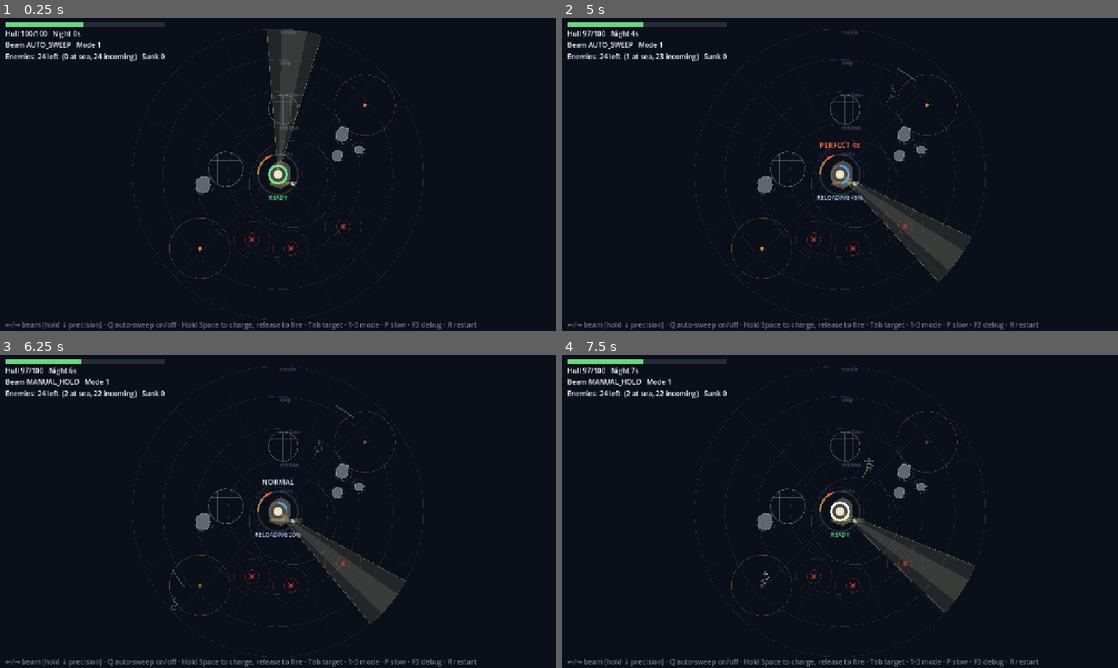
Above: before the commit, frames 1-4 (two rows, left to right).
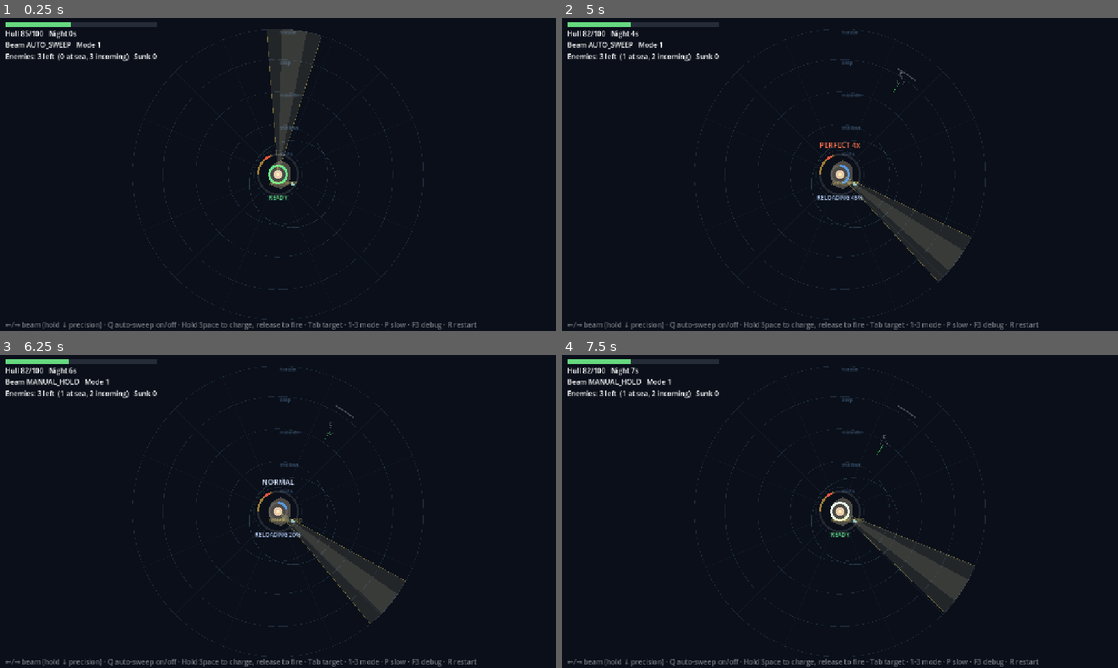
Above: after the commit, the same moments.

Repository: favet/Bishop-Rock
Game: Godot game, scene res://scenes/main/Main.tscn
Same seed, same stepped clock (60 frames per second), same inputs: the game is played once before the commit and once after it.
Inputs:
- Up to frame 1 (0.25 s): no input
- Up to frame 2 (5 s): hold Space (fire) 0.53-1.28 s; tap Down (beam_precision) at 1.35 s; tap Space (fire) at 1.55, 3.05, 4.35 s; hold Space (fire) 2.03-2.78 s; tap Left (beam_rotate_ccw) at 2.1 s; tap Right (beam_rotate_cw) at 2.85 s; hold Space (fire) 3.53-4.28 s; tap Tab (cycle_target) at 3.6 s
- Up to frame 3 (6.25 s): hold Space (fire) 5.03-5.78 s; tap Q (toggle_auto_sweep) at 5.1 s; tap Enter at 5.75 s; tap Space (fire) at 5.85 s
- Up to frame 4 (7.5 s): hold Down (beam_precision) 6.53-7.28 s; tap Space (fire) at 6.8 s; tap Left (beam_rotate_ccw) at 7.35 s

The runs differ from the first frame. In frame 1, 1.3% of the frame differs, in the area x 3-72%, y 1-84%; in frame 2, 1.2%; in frame 3, 1.2%; in frame 4, 1.2%.

Commit message:
Wire campaign raid rules

Diff:
--- a/scripts/boats/boat.gd
+++ b/scripts/boats/boat.gd
@@ -31,6 +31,8 @@
 var health: float
 var heading: float = 0.0
 var vis_state: VisState = VisState.CONTACT
+var perfect_reward_claimed: bool = false
+var killed_by_perfect: bool = false
 
 # Exposed for DebugOverlay steering vectors.
 var debug_desired := Vector2.ZERO
@@ -80,15 +82,17 @@
 func _process(_delta: float) -> void:
 	queue_redraw()
 
-func take_damage(amount: float) -> void:
+func take_damage(amount: float, quality: int = -1) -> bool:
 	health -= amount
 	if health <= 0.0:
+		killed_by_perfect = quality == MainGun.ShotQuality.PERFECT
 		died.emit(self)
 		queue_free()
-		return
+		return true
 	var relative := clampf(amount / max_health, 0.0, 1.0)
 	var target := clampf(1.0 - relative * hit_slow_strength, hit_slow_floor, 1.0)
 	_hit_slow_factor = minf(_hit_slow_factor, target)
+	return false
 
 ## Radial repulsion from rocks within lookahead range.
 func _rock_avoidance() -> Vector2:
--- a/scripts/core/boat_spawner.gd
+++ b/scripts/core/boat_spawner.gd
@@ -26,6 +26,8 @@
 @export var ramp_duration: float = 120.0
 @export var first_spawn_delay: float = 1.5
 @export var wave_size: int = 24  ## total boats for the night; spawning stops once reached
+@export var max_simultaneous: int = 99
+@export var speed_scale: float = 1.0
 
 var active: bool = true
 var spawned_count: int = 0
@@ -39,6 +41,8 @@
 
 func _physics_process(delta: float) -> void:
 	if not active or wave_complete():
+		return
+	if get_tree().get_nodes_in_group("boats").size() >= max_simultaneous:
 		return
 	if _gun == null:
 		_gun = get_tree().get_first_node_in_group("main_gun") as MainGun
@@ -73,7 +77,7 @@
 	var angle := randf() * TAU
 	boat.position = OceanGrid.polar(angle, OceanGrid.ring_radius(OceanGrid.Ring.HORIZON))
 	# Slight speed variation so waves don't arrive as a single line.
-	boat.speed *= randf_range(0.85, 1.15)
+	boat.speed *= randf_range(0.85, 1.15) * speed_scale
 	get_node(boats_container).add_child(boat)
 	spawned_count += 1
 	boat_spawned.emit(boat)
--- a/scripts/core/night_board.gd
+++ b/scripts/core/night_board.gd
@@ -7,23 +7,49 @@
 ## machine (morning/day/dusk/night/dawn) — see Docs/DAY_LOOP_SPEC.md.
 
 signal board_over
+signal night_won(stats: Dictionary)
 
 var kills: int = 0
 var rammed: int = 0  ## boats that reached the lighthouse (not sunk by damage)
 var elapsed: float = 0.0
 var game_over: bool = false
+var campaign_mode: bool = true
+var gold_earned: int = 0
+var perfect_bonus_earned: int = 0
+var hull_damage_taken: int = 0
+var defenses_consumed: Dictionary = {"mines": 0, "barricades": 0}
 
 @onready var lighthouse: Lighthouse = $Lighthouse
 @onready var spawner: BoatSpawner = $BoatSpawner
+@onready var _hazards: Node2D = $Hazards
+@onready var _gun: MainGun = $Lighthouse/MainGun
+@onready var _beam: LighthouseBeam = $Lighthouse/Beam
+@onready var _turret: ShoreTurret = $Lighthouse/Turret
+
+var _dawn_emitted: bool = false
+var _floating_texts: Array[Dictionary] = []
 
 func _ready() -> void:
 	add_to_group("night_board")
+	if campaign_mode:
+		_apply_campaign_profile()
 	spawner.boat_spawned.connect(_on_boat_spawned)
 	lighthouse.destroyed.connect(_on_lighthouse_destroyed)
+	_gun.shot_hit.connect(_on_shot_hit)
 
 func _physics_process(delta: float) -> void:
 	if not game_over:
 		elapsed += delta
+		_auto_use_mines()
+		_check_for_dawn()
+
+func _process(delta: float) -> void:
+	for text in _floating_texts:
+		text["age"] = float(text["age"]) + delta
+		text["position"] = text["position"] + Vector2(0, -22) * delta
+	_floating_texts = _floating_texts.filter(func(t: Dictionary) -> bool: return float(t["age"]) < 1.0)
+	if not _floating_texts.is_empty():
+		queue_redraw()
 
 ## Boats no longer in play, one way or another — sunk or rammed home. With
 ## spawner.remaining_to_spawn(), (wave_size - resolved_count()) always equals
@@ -33,12 +59,136 @@
 	return kills + rammed
 
 func _on_boat_spawned(boat: Boat) -> void:
-	boat.died.connect(func(_boat: Boat) -> void: kills += 1)
+	boat.died.connect(_on_boat_died)
 	boat.reached_lighthouse.connect(func(rammer: Boat) -> void:
 		rammed += 1
-		lighthouse.take_damage(rammer.ram_damage))
+		var damage := _crash_damage(rammer)
+		if campaign_mode and CampaignState.barricades > 0:
+			CampaignState.barricades -= 1
+			defenses_consumed["barricades"] = int(defenses_consumed["barricades"]) + 1
+			damage = ceili(float(damage) * 0.25)
+			_float_text(rammer.global_position, "BARRICADE", Color(0.65, 0.9, 1.0))
+		hull_damage_taken += damage
+		lighthouse.take_damage(damage)
+		if campaign_mode:
+			CampaignState.hull = int(lighthouse.health)
+	)
+
+func _on_boat_died(boat: Boat) -> void:
+	kills += 1
+	var reward := _base_reward(boat)
+	var label := "+%dg" % reward
+	if boat.killed_by_perfect:
+		var bonus := _perfect_kill_bonus(boat)
+		reward += bonus
+		perfect_bonus_earned += bonus
+		label = "+%dg PERFECT" % reward
+	gold_earned += reward
+	if campaign_mode:
+		CampaignState.gold += reward
+	_float_text(boat.global_position, label, Color(1.0, 0.85, 0.25))
+
+func _on_shot_hit(boat: Boat, quality: int, killed: bool) -> void:
+	if killed or quality != MainGun.ShotQuality.PERFECT or boat.perfect_reward_claimed:
+		return
+	boat.perfect_reward_claimed = true
+	perfect_bonus_earned += 1
+	gold_earned += 1
+	if campaign_mode:
+		CampaignState.gold += 1
+	_float_text(boat.global_position, "+1g PERFECT", Color(1.0, 0.45, 0.3))
 
 func _on_lighthouse_destroyed() -> void:
 	game_over = true
 	spawner.active = false
+	if campaign_mode:
+		CampaignState.hull = 0
 	board_over.emit()
+
+func _apply_campaign_profile() -> void:
+	var profile := CampaignState.raid_profile()
+	spawner.wave_size = int(profile["wave_size"])
+	spawner.fast_boat_weight = float(profile["fast_weight"])
+	spawner.heavy_boat_weight = float(profile["heavy_weight"])
+	spawner.max_simultaneous = int(profile["max_simultaneous"])
+	spawner.speed_scale = float(profile["speed_scale"])
+	spawner.start_interval = float(profile["start_interval"])
+	spawner.min_interval = float(profile["min_interval"])
+	spawner.first_spawn_delay = float(profile["first_spawn_delay"])
+	lighthouse.max_health = CampaignState.max_hull
+	lighthouse.health = CampaignState.hull
+	_beam.turn_speed_multiplier = CampaignState.beam_turn_multiplier()
+	_gun.reload_time *= CampaignState.reload_multiplier()
+	var perfect_bonus := CampaignState.perfect_zone_bonus()
+	if perfect_bonus > 0.0:
+		_gun.perfect_zone_min = maxf(_gun.bonus_zone_min, _gun.perfect_zone_min - perfect_bonus)
+		_gun.perfect_zone_max = minf(_gun.bonus_zone_max, _gun.perfect_zone_max + perfect_bonus)
+	_turret.enabled = CampaignState.turret_unlocked
+	if not bool(profile.get("use_v0_hazards", false)):
+		for child in _hazards.get_children():
+			child.queue_free()
+
+func _auto_use_mines() -> void:
+	if not campaign_mode or CampaignState.mines <= 0:
+		return
+	for node in get_tree().get_nodes_in_group("boats"):
+		var boat := node as Boat
+		if boat.global_position.length() <= OceanGrid.ring_radius(OceanGrid.Ring.MIDWATER):
+			CampaignState.mines -= 1
+			defenses_consumed["mines"] = int(defenses_consumed["mines"]) + 1
+			_float_text(boat.global_position, "MINE -6", Color(1.0, 0.45, 0.2))
+			boat.take_damage(6.0)
+			return
+
+func _check_for_dawn() -> void:
+	if _dawn_emitted or not spawner.wave_complete() or get_tree().get_nodes_in_group("boats").size() > 0:
+		return
+	_dawn_emitted = true
+	spawner.active = false
+	var stats := {
+		"night": CampaignState.day if campaign_mode else 0,
+		"kills": kills,
+		"crashed": rammed,
+		"gold_earned": gold_earned,
+		"perfect_bonus_earned": perfect_bonus_earned,
+		"hull_damage_taken": hull_damage_taken,
+		"hull": int(lighthouse.health),
+		"max_hull": int(lighthouse.max_health),
+		"defenses_consumed": defenses_consumed.duplicate(),
+	}
+	if campaign_mode:
+		CampaignState.hull = int(lighthouse.health)
+		CampaignState.clean_lens_active = false
+		CampaignState.set_night_result(stats)
+	night_won.emit(stats)
+
+func _base_reward(boat: Boat) -> int:
+	if boat.max_health >= 8.0:
+		return 8
+	if boat.max_health <= 2.0:
+		return 4
+	return 3
+
+func _perfect_kill_bonus(boat: Boat) -> int:
+	return 4 if boat.max_health >= 8.0 else 2
+
+func _crash_damage(boat: Boat) -> int:
+	if not campaign_mode:
+		return int(boat.ram_damage)
+	if boat.max_health >= 8.0:
+		return 13
+	if boat.max_health <= 2.0:
+		return 4
+	return 6
+
+func _float_text(pos: Vector2, text: String, color: Color) -> void:
+	_floating_texts.append({position = pos, text = text, color = color, age = 0.0})
+	queue_redraw()
+
+func _draw() -> void:
+	var font := ThemeDB.fallback_font
+	for item in _floating_texts:
+		var t := float(item["age"])
+		var color: Color = item["color"]
+		color.a = 1.0 - t
+		draw_string(font, to_local(item["position"]), item["text"], HORIZONTAL_ALIGNMENT_CENTER, 120, 16, color)
--- a/scripts/lighthouse/beam.gd
+++ b/scripts/lighthouse/beam.gd
@@ -13,6 +13,7 @@
 @export var manual_speed_deg: float = 100.0
 @export var precision_speed_deg: float = 30.0
 @export var auto_direction: float = 1.0  # 1 = clockwise on screen
+@export var turn_speed_multiplier: float = 1.0
 
 var beam_angle: float = -PI / 2.0  # start pointing up
 var mode: Mode = Mode.AUTO_SWEEP
@@ -29,9 +30,9 @@
 	is_overriding = not is_zero_approx(axis)
 	if is_overriding:
 		var speed := precision_speed_deg if Input.is_action_pressed("beam_precision") else manual_speed_deg
-		beam_angle += deg_to_rad(speed) * axis * delta
+		beam_angle += deg_to_rad(speed) * turn_speed_multiplier * axis * delta
 	elif mode == Mode.AUTO_SWEEP:
-		beam_angle += deg_to_rad(auto_speed_deg) * auto_direction * delta
+		beam_angle += deg_to_rad(auto_speed_deg) * turn_speed_multiplier * auto_direction * delta
 	# MANUAL_HOLD with no input held: beam stays exactly where it is.
 	beam_angle = wrapf(beam_angle, 0.0, TAU)
 	queue_redraw()
--- a/scripts/lighthouse/main_gun.gd
+++ b/scripts/lighthouse/main_gun.gd
@@ -47,6 +47,8 @@
 
 enum ShotQuality { NORMAL, CHARGED, PERFECT, MISFIRE }
 
+signal shot_hit(boat: Boat, quality: int, killed: bool)
+
 const QUALITY_LABELS: Array[String] = ["NORMAL", "CHARGED 2x", "PERFECT 4x", "MISFIRE"]
 const TRACER_TIME := 0.3
 const RESULT_FLASH_TIME := 0.9
@@ -258,7 +260,8 @@
 
 	if target != null:
 		_tracers.append({from = Vector2.ZERO, to = to_local(target.global_position), age = 0.0, hit = true, quality = quality})
-		target.take_damage(base_damage * multiplier_for(quality))
+		var killed := target.take_damage(base_damage * multiplier_for(quality), quality)
+		shot_hit.emit(target, quality, killed)
 	else:
 		# No illuminated target: still resolves as a wasted blind shot (see TODO above).
 		_tracers.append({from = Vector2.ZERO, to = Vector2.from_angle(_beam.beam_angle) * fire_range, age = 0.0, hit = false, quality = quality})
--- a/scripts/lighthouse/turret.gd
+++ b/scripts/lighthouse/turret.gd
@@ -14,6 +14,7 @@
 @export var fire_interval: float = 0.85
 @export var base_damage: float = 1.0
 @export var illuminated_multiplier: float = 1.5
+@export var enabled: bool = true
 
 var _fire_timer: float = 0.0
 var _tracers: Array[Dictionary] = []  # {to: Vector2, age: float}
@@ -25,6 +26,8 @@
 	add_to_group("turrets")
 
 func _physics_process(delta: float) -> void:
+	if not enabled:
+		return
 	if _gun == null:
 		_gun = get_tree().get_first_node_in_group("main_gun") as MainGun
 	var scaled_delta := delta * (_gun.world_time_scale() if _gun != null else 1.0)
